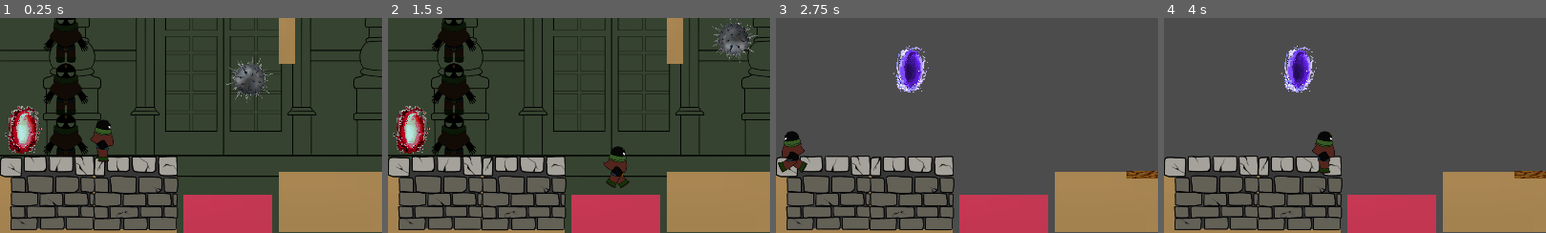
Above: before the commit, frames 1-4 (left to right).
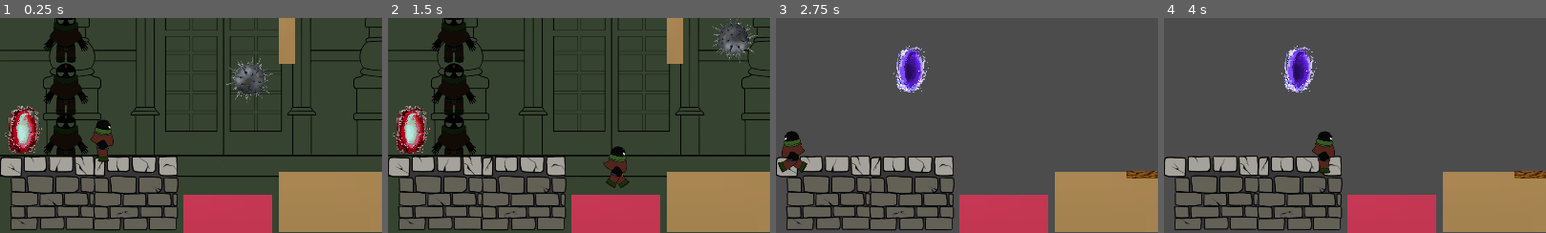
Above: after the commit, the same moments.

Repository: alaniv/GGJ2023TimelessMansion
Game: Godot game, scene res://Prototype/Levels/Level2.tscn
Two runs of this game, one before a commit and one after it. Both use one fixed random seed, a clock stepped at 60 frames per second and the inputs below. The project has no main scene, so this scene is started directly.
Inputs:
- Up to frame 1 (0.25 s): no input
- Up to frame 2 (1.5 s): tap Enter (ui_accept) at 0.5, 0.77 s; hold Right (ui_right) from 0.53 s (still down)
- Up to frame 3 (2.75 s): tap Enter (ui_accept) at 1.52 s; release Right (ui_right) at 2.03 s; hold Left (ui_left) from 2.03 s (still down)
- Up to frame 4 (4 s): release Left (ui_left) at 2.78 s; hold Right (ui_right) from 2.78 s (still down); tap Enter (ui_accept) at 3.02, 3.77 s
The pictures show only the part of the screen within x 0-50%, y 50-100%; the shares and areas given below are measured in that part.

The runs differ from the first frame. In frame 1, 1.4% of the frame differs, in the area x 0-47%, y 73-100%; in frame 2, 1.4%; in frame 3, 1.4%; in frame 4, 1.4%.

Commit message:
Adding audio

Diff:
--- a/Prototype/ErasManagement/ErasManager/ErasManager.gd
+++ b/Prototype/ErasManagement/ErasManager/ErasManager.gd
@@ -32,3 +32,4 @@
 	$Cooldown.start(0.5)
 	yield($Cooldown, "timeout")
 	_travelling = false
+	print(destination_era)
--- a/Prototype/Levels/Level1.tscn
+++ b/Prototype/Levels/Level1.tscn
@@ -17,6 +17,7 @@
 [ext_resource path="res://Prototype/Levels/Resources/Backgrounds/tiles 1900.png" type="Texture" id=15]
 [ext_resource path="res://Prototype/Levels/Resources/Backgrounds/tiles 1800.png" type="Texture" id=16]
 [ext_resource path="res://Prototype/Levels/Resources/Aloe_spike.png" type="Texture" id=17]
+[ext_resource path="res://Prototype/Levels/Resources/1900 y pico.ogg" type="AudioStream" id=18]
 
 [sub_resource type="RectangleShape2D" id=20]
 extents = Vector2( 466, 85.25 )
@@ -161,7 +162,7 @@
 [sub_resource type="RectangleShape2D" id=15]
 extents = Vector2( 36.5, 226 )
 
-[node name="TestLevelPortales" type="Node2D"]
+[node name="TestLevelPortales2" type="Node2D"]
 
 [node name="ErasManager" parent="." instance=ExtResource( 6 )]
 
@@ -724,6 +725,10 @@
 [node name="SeedHandler" parent="Node2D" instance=ExtResource( 13 )]
 position = Vector2( -1.71428, 6.42857 )
 
+[node name="1900" type="AudioStreamPlayer" parent="."]
+stream = ExtResource( 18 )
+autoplay = true
+
 [connection signal="body_shape_entered" from="Eras/Era_0/Exit" to="Eras/Era_0/Exit" method="_on_Exit_body_shape_entered"]
 [connection signal="body_shape_entered" from="Eras/Era_1/Plataforma2/Area2D" to="Eras/Era_1/Plataforma2/Area2D" method="_on_Area2D_body_shape_entered"]
 [connection signal="body_shape_entered" from="ErasCommonDynamics/SeedableZoneVines/Era_0/ClimbableArea" to="ErasCommonDynamics/SeedableZoneVines/Era_0/ClimbableArea" method="_on_ClimbableArea_body_shape_entered"]
--- a/Prototype/Levels/Level2.tscn
+++ b/Prototype/Levels/Level2.tscn
@@ -278,12 +278,6 @@
 "_edit_group_": true
 }
 
-[node name="Sprite" type="Sprite" parent="ErasCommonStatics/Plataforma"]
-modulate = Color( 0.666667, 0.537255, 0.333333, 1 )
-position = Vector2( -240, 66.5 )
-scale = Vector2( 223, 75.5 )
-texture = ExtResource( 1 )
-
 [node name="CollisionShape2D" type="CollisionShape2D" parent="ErasCommonStatics/Plataforma" groups=["Area_0_CollisionShape"]]
 position = Vector2( -238.5, 74 )
 shape = SubResource( 1 )
Not shown: 1 places in Prototype/Levels/Level1.tscn that only renumber resources
Not shown, added: Prototype/Levels/Resources/1900 y pico.ogg.import
Not shown, added: Prototype/Levels/Resources/1900 y pico.ogg
